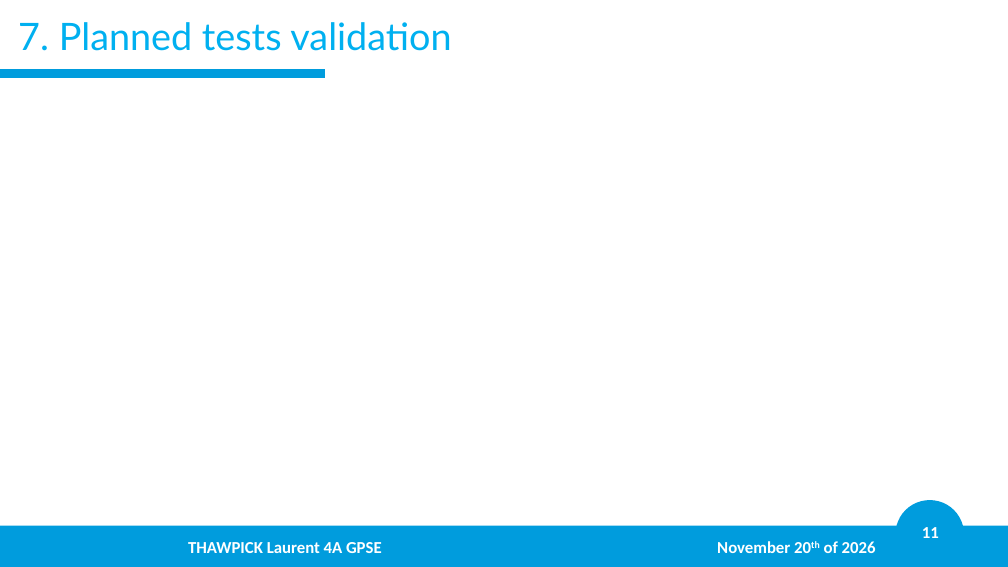
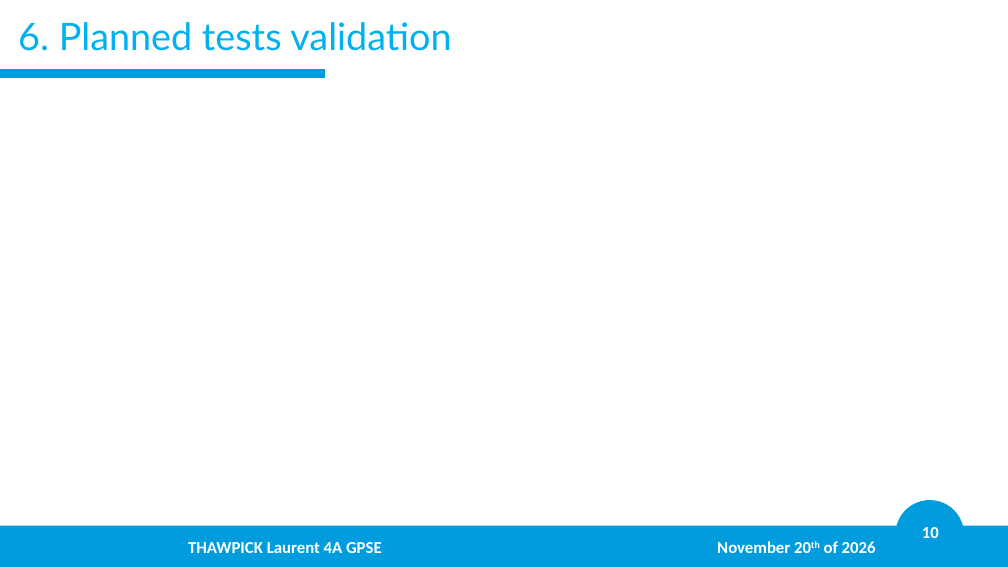
Before and after one commit to LaurentThaw/plasma-tubing, a slide deck: slide 10 of PDR for 20.11.26/PDR.pptx (slide 11 before the commit). Drawn at 1008x567 pixels with LibreOffice and Linux fonts; fonts in the diff are those of the drawing; background and template pictures are left out. Boxes give left, top, right and bottom in pixels: in the first picture for what was removed or moved away, otherwise in the second. Text is boxed around its words. In the diff, an @@ line names an element or a change of style, - is before the commit and + after.

```diff
--- a/PDR for 20.11.26/PDR.pptx
+++ b/PDR for 20.11.26/PDR.pptx
@@ title at (x1=18, y1=22, x2=451, y2=51): text changed @@
-7. Planned tests validation
+6. Planned tests validation
@@ page number at (x1=922, y1=527, x2=939, y2=538): text changed @@
-11
+10
```
Also in this commit, not shown: 11 other slides changed.
